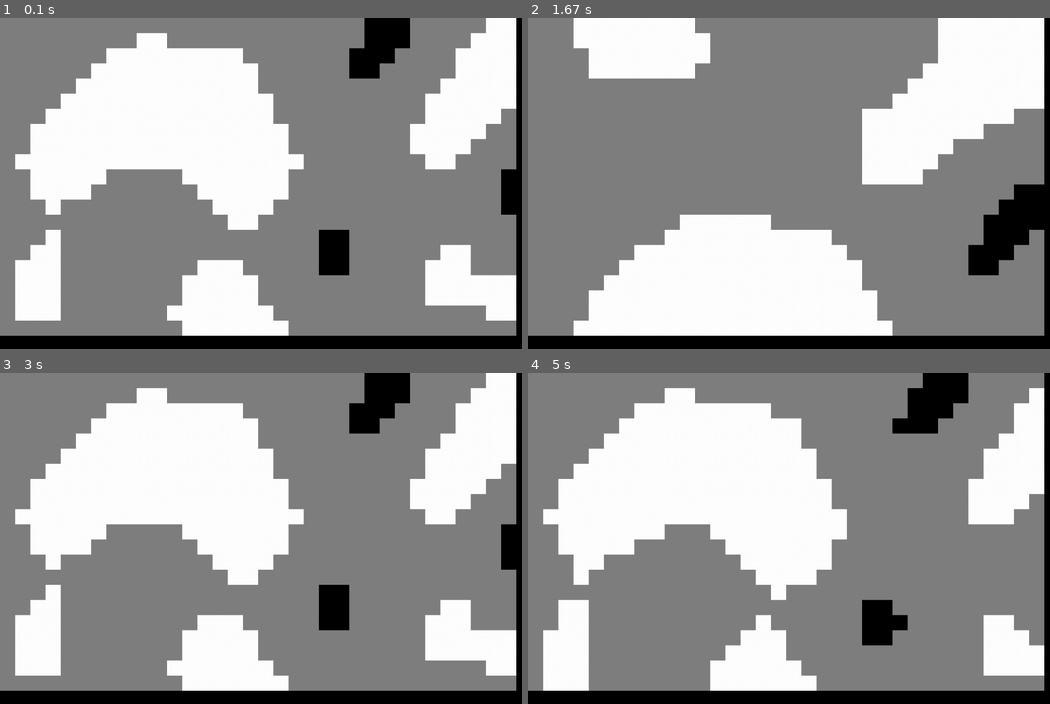
Above: before the commit, frames 1-4 (two rows, left to right).
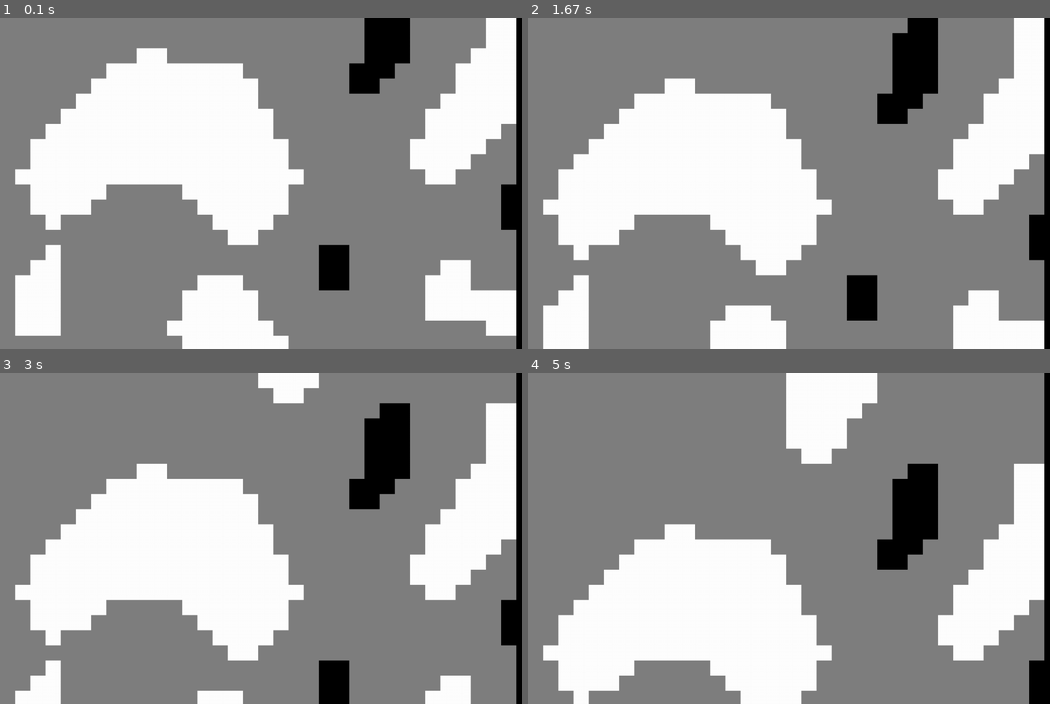
Above: after the commit, the same moments.

Repository: ARKANYOTA/Pygame-Test
Game: pygame game, started from index.py
Two runs of this game, one before a commit and one after it. Both use one fixed random seed, a clock stepped at 60 frames per second and the inputs below.
Inputs:
- Up to frame 1 (0.1 s): no input
- Up to frame 2 (1.67 s): hold Right 0.33-0.8 s; hold Up 0.83-1.13 s; hold Right 1.17-1.63 s
- Up to frame 3 (3 s): hold Left 1.67-2.2 s; hold Down 2.23-2.53 s; hold Left 2.57-2.97 s
- Up to frame 4 (5 s): hold Up 3-3.37 s; hold Right 3.4-4.03 s; hold Down 4.07-4.43 s; hold Left 4.47-4.93 s; hold Right from 4.97 s (still down)

The runs differ from the first frame. In frame 1, 16% of the frame differs, in the area x 0-99%, y 4-100%; in frame 2, 58%, in the area x 0-99%, y 0-100%; in frame 3, 46%; in frame 4, 56%.

Commit message:
Add scroll and fix pixel bug

Diff:
--- a/index.py
+++ b/index.py
@@ -2,6 +2,7 @@
 from vector2 import *
 from random import randint, uniform
 from math import sin, cos, floor
+from time import sleep
 
 worldseed = uniform(-65536,65535)
 size = scrwidth, scrheight = 1100, 700
@@ -10,6 +11,8 @@
 circlepos = [scrwidth/2, scrheight/2]
 screen = pygame.display.set_mode(size)
 DISPLAY = pygame.display.set_mode((scrwidth, scrheight), 0, 32)
+blockw = 32
+screen = [[0 for k in range(scrwidth)]for i in range(scrheight)]
 
 def get_dir():
     return Vector2(1* pygame.key.get_pressed()[pygame.K_RIGHT] - 1* pygame.key.get_pressed()[pygame.K_LEFT],
@@ -30,7 +33,7 @@
 def randomGrid(ix, iy):
     # Random float. No precomputed gradients mean this works for any number of grid coordinates
     # Readapted from source C code: https://en.wikipedia.org/wiki/Perlin_noise
-    random = 2920.0 * sin(ix * 21942.0 + iy * 171324.0 + 8912.0 + worldseed) * cos(ix * 23157.0 * worldseed * iy * 217832.0 + 9758.0);
+    random = 2920.0 * sin(ix * 21942.0 + iy * 171324.0 + 8912.0 + worldseed) * cos(ix * 23157.0 * worldseed * iy * 217832.0 + 9758.0)
     return Vector2(cos(random), sin(random))
 
 def pnoise(x, y):
@@ -84,20 +87,43 @@
     return max(a, min(val, b))
 
 def printpnoise(x, y, nx, ny, w, h, s, blkw):
-    for i in range(w):
-        for j in range(h):
-            div = 5
+    global screen
+    for j in range(h):
+        for i in range(w):
             val = pnoise(i/s+nx, j/s+ny)
-            if div != 0:
-                val = floor( (val+.5) *div)/div
+            val = floor( (val+.5) *5)/5
             val = clamp( (128*(val+1)), 0, 255)
             if 190 < val:
                 val = 255
+                screen[j][i] = 255
             elif 150 < val:
                 val = 127
+                screen[j][i] = 127
             else:
                 val = 0
+                screen[j][i] = 0
             pygame.draw.rect(DISPLAY, (val, val, val), (i*blkw+x, j*blkw+y, blkw, blkw))
+
+def updatescreen(posy) :
+    blkw=blockw
+    global screen
+    del screen[-1]
+    screen.insert(0,[0 for b in range(scrwidth // blockw)])
+    for i in range(scrwidth // blockw) :
+        val = pnoise(i/10+0, 1/10+posy)
+        val = floor( (val+.5) *5)/5
+        val = clamp( (128*(val+1)), 0, 255)
+        if 190 < val:
+            screen[0][i] = 255
+        elif 150 < val:
+            screen[0][i] = 127
+        else:
+            screen[0][i] = 0
+    for h in range(len(screen)) :
+        for w in range(len(screen[0])) :
+            pygame.draw.rect(DISPLAY, (screen[h][w], screen[h][w], screen[h][w]), (w*blkw, h*blkw, blkw, blkw))
+
+
 
 def main():
     #WHITE = (255, 255, 255)
@@ -105,7 +131,6 @@
 
     pygame.init()
     noiseposy = 0
-    blockw = 32
     scale = 10
     printpnoise(0, 0, 0, noiseposy, scrwidth // blockw, scrheight // blockw, scale, blockw)
     while True:
@@ -114,23 +139,27 @@
             pass
             if event.type == pygame.QUIT:
                 sys.exit()
-        dirr = get_dir()
-        if dirr.x == 1:
-            scale += 0.05
-            print(scale)
-        elif dirr.x == -1:
-            scale -= 0.05
-            print(scale)
-        if dirr.y == -1:
-            noiseposy -= 0.05
-            print(scale)
-        elif dirr.y == 1:
-            noiseposy += 0.05
-            print(scale)
-        else:
-            pass
-        if dirr != Vector2(0,0):
-            printpnoise(0, 0, 0, noiseposy, scrwidth // blockw, scrheight // blockw, scale, blockw)
+        noiseposy +=-0.05
+        updatescreen(noiseposy)
+        #printpnoise(0, 0, 0, noiseposy, scrwidth // blockw, 1, scale, blockw)
+        sleep(0.5)
 
 
 main()
+
+
+# if dirr.x == 1:
+#             scale += 0.05
+#             print(scale)
+#         elif dirr.x == -1:
+#             scale -= 0.05
+#             print(scale)
+#         if dirr.y == -1:
+#             noiseposy -= 0.05
+#             print(scale)
+#         elif dirr.y == 1:
+#             noiseposy += 0.05
+#             print(scale)
+#         else:
+#             pass
+#         if dirr != Vector2(0,0):
